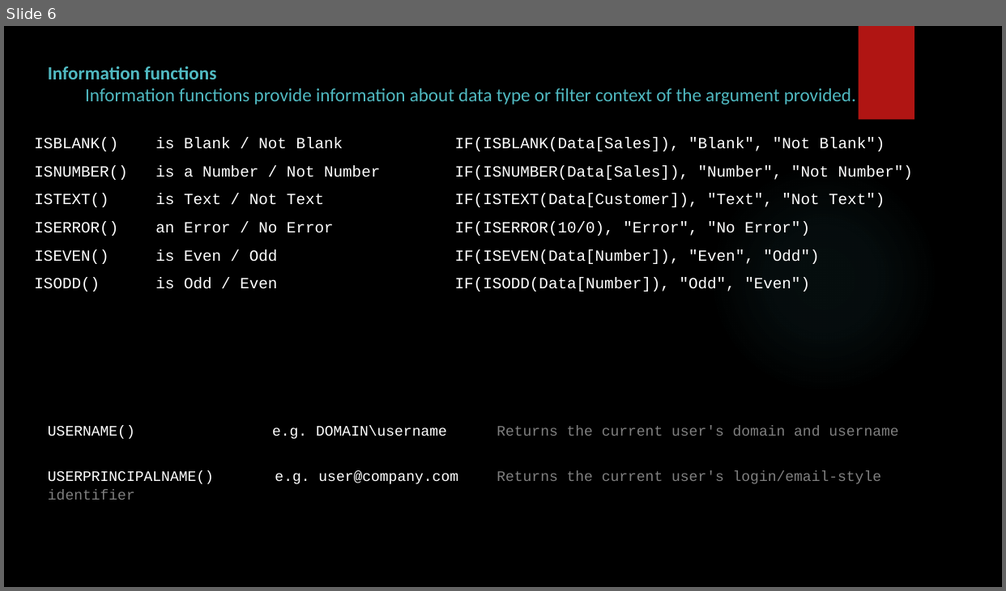
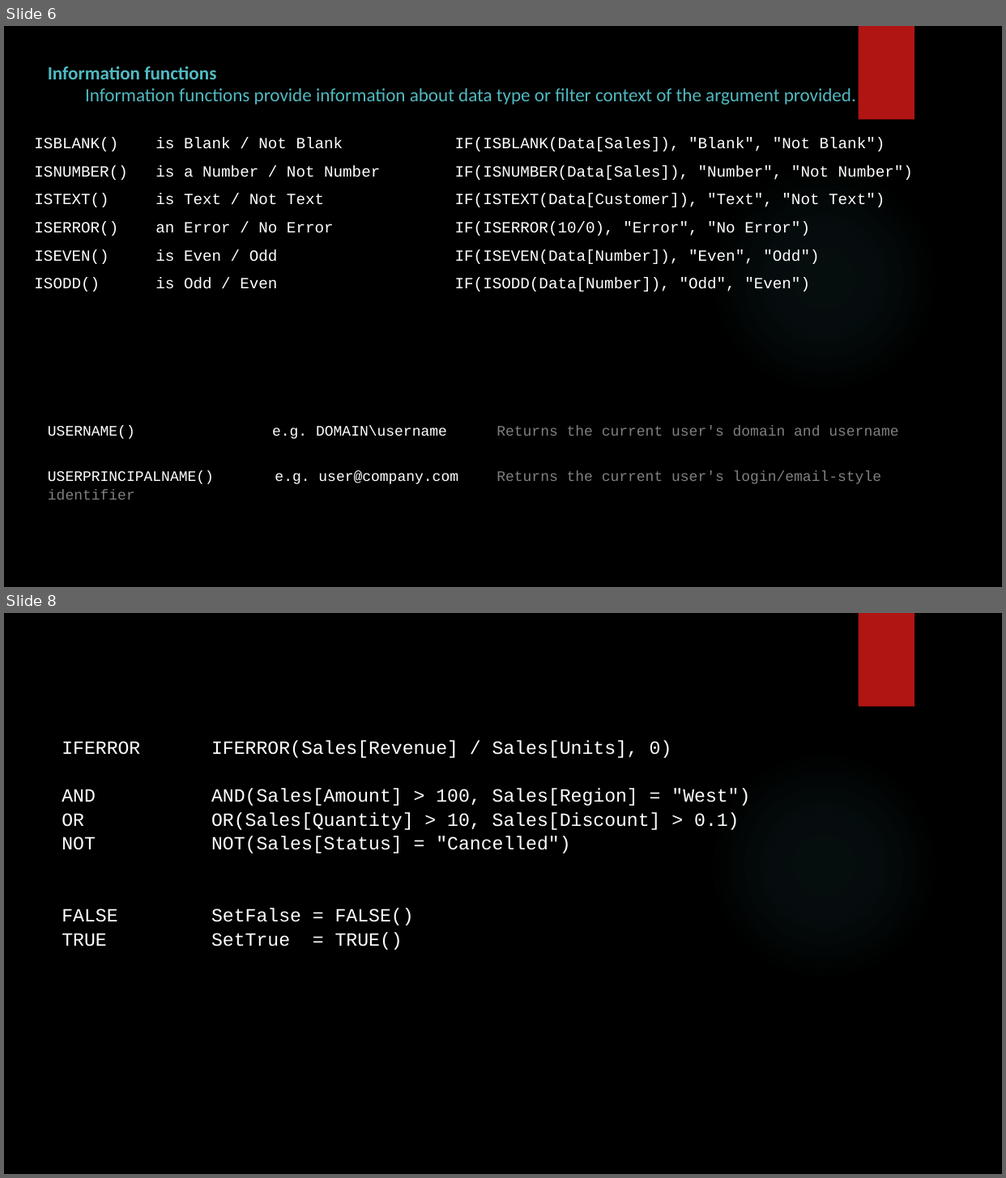
Before and after one commit to SHIVRAJSHINDE/Ethans, a slide deck: 17 18 20/5.Power Bi/5) Dax/Dax.pptx. Shown one above the other, each under a label of ours: slide 6 before the commit, slides 6 and 8 after it; the slides between them are not shown. The pictures are 1006x591 and 1006x1178 pixels, drawn with LibreOffice and Linux fonts; fonts in the diff are those of the drawing; background and template pictures are left out. Boxes give left, top, right and bottom in pixels: in the first picture for what was removed or moved away, otherwise in the second. Text is boxed around its words. In the diff, an @@ line names an element or a change of style, - is before the commit and + after.

```diff
--- a/17 18 20/5.Power Bi/5) Dax/Dax.pptx
+++ b/17 18 20/5.Power Bi/5) Dax/Dax.pptx
@@ slide 8 added at (x1=4, y1=613, x2=1002, y2=1174), background picture (left out); not listed: 2 template elements that a slide beside it also shows @@
@@ text added at (x1=62, y1=740, x2=750, y2=950), 18 pt, text #FFFFFF @@
+IFERROR IFERROR(Sales[Revenue] / Sales[Units], 0)
+AND AND(Sales[Amount] > 100, Sales[Region] = "West")
+OR OR(Sales[Quantity] > 10, Sales[Discount] > 0.1)
+NOT NOT(Sales[Status] = "Cancelled")
+FALSE SetFalse = FALSE()
+TRUE SetTrue = TRUE()
```
Also in this commit, not shown: 6 slides changed, 5 other slides added, 1 slide removed, 38 other files.
